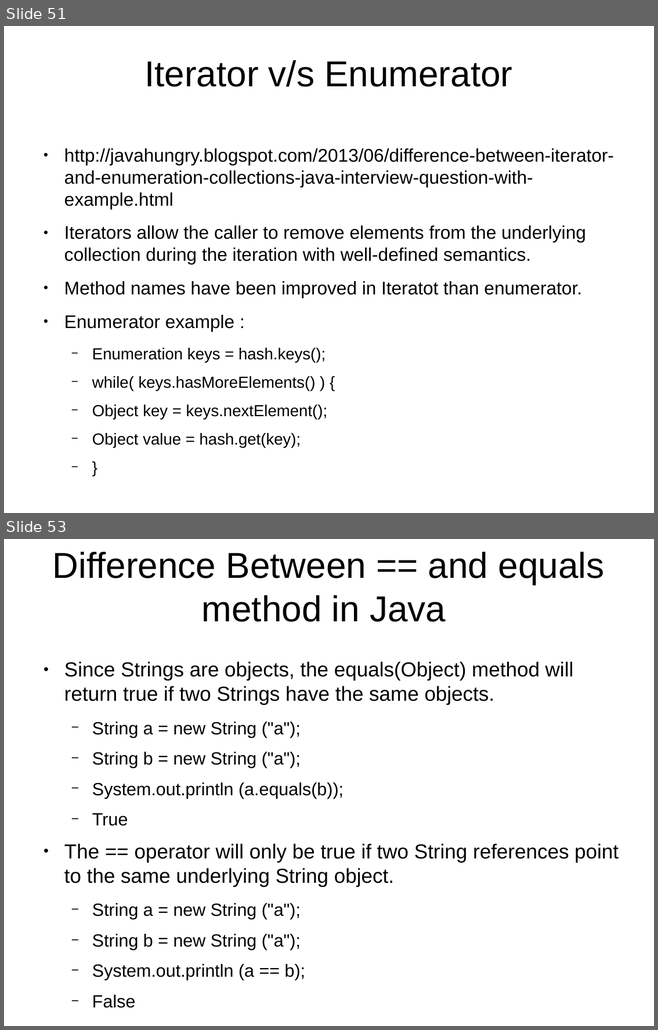
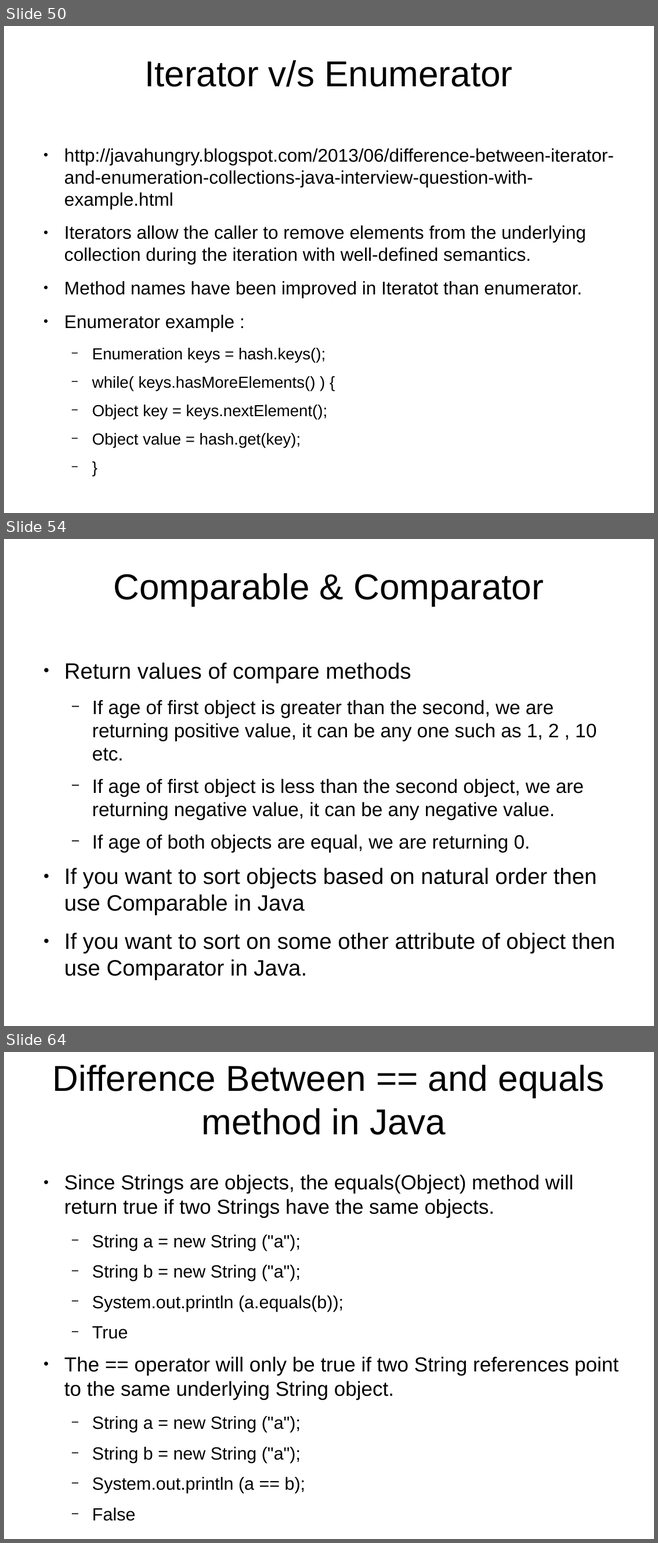
Before and after one commit to shikha-desai/Internship_PreWork, a slide deck: Java/Java_Notes.odp. Shown one above the other, each under a label of ours: slides 51 and 53 before the commit, slides 50, 54 and 64 after it; the slides between them are not shown. The pictures are 658x1030 and 658x1543 pixels, drawn with LibreOffice and Linux fonts; fonts in the diff are those of the drawing; background and template pictures are left out. Boxes give left, top, right and bottom in pixels: in the first picture for what was removed or moved away, otherwise in the second. Text is boxed around its words. In the diff, an @@ line names an element or a change of style, - is before the commit and + after.

Commit message:
Completed java collections, updated ls in Shell, updated delete truncate in SQL

```diff
--- a/Java/Java_Notes.odp
+++ b/Java/Java_Notes.odp
@@ slide 54 added at (4, 539, 654, 1026), background picture (left out) @@
@@ title added at (114, 573, 543, 606), 44 pt, text #000000 @@
+Comparable & Comparator
@@ text added at (64, 663, 615, 950), 23.7 pt, text #000000 @@
+● Return values of compare methods
+  − If age of first object is greater than the second, we are returning positive value, it can be any one such as 1, 2 , 10 etc.
+  − If age of first object is less than the second object, we are returning negative value, it can be any negative value.
+  − If age of both objects are equal, we are returning 0.
+● If you want to sort objects based on natural order then use Comparable in Java
+● If you want to sort on some other attribute of object then use Comparator in Java.
@@ what was slide 51 is now slide 50 @@
@@ what was slide 53 is now slide 64 @@
```
Also in this commit, not shown: 4 slides changed, 12 other slides added, 1 slide removed, 5 other files.
